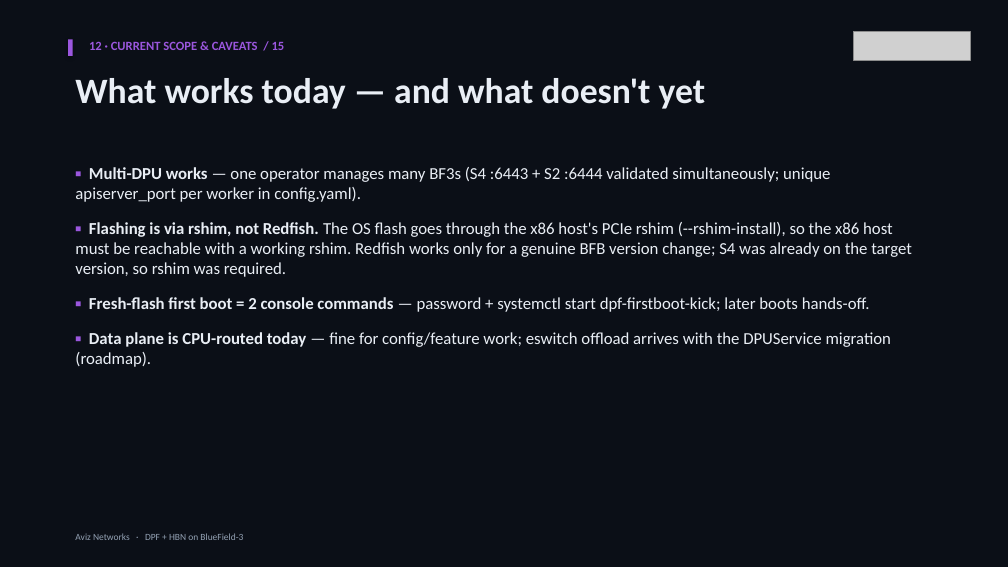
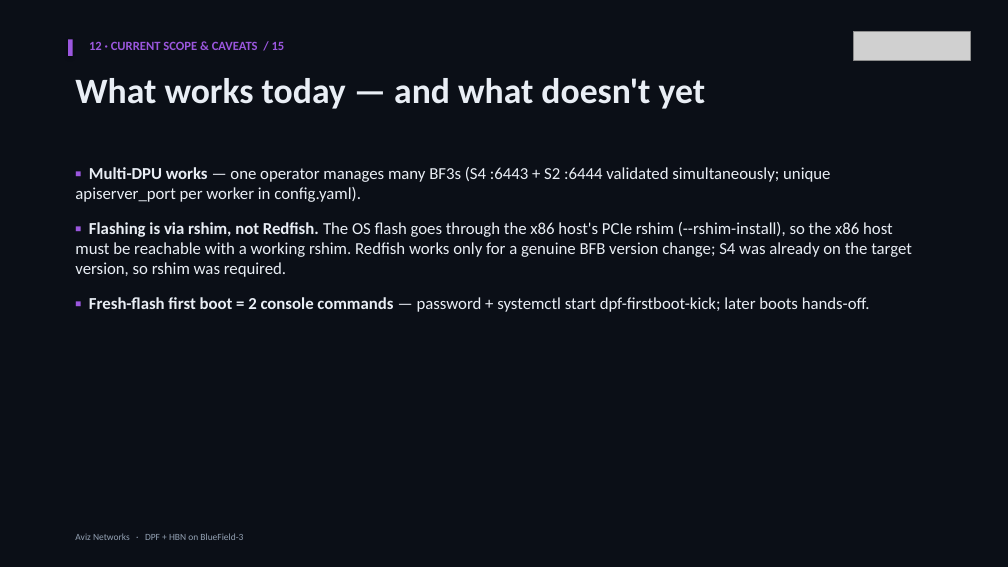
Before and after one commit to AvizNetworks/dno_poc, a slide deck: slide 13 of hbn_latest/dpf/docs/dpf-hbn-deck-aviz.pptx. Drawn at 1008x567 pixels with LibreOffice and Linux fonts; fonts in the diff are those of the drawing; grey boxes stand for pictures. Boxes give left, top, right and bottom in pixels: in the first picture for what was removed or moved away, otherwise in the second. Text is boxed around its words. In the diff, an @@ line names an element or a change of style, - is before the commit and + after.

```diff
--- a/hbn_latest/dpf/docs/dpf-hbn-deck-aviz.pptx
+++ b/hbn_latest/dpf/docs/dpf-hbn-deck-aviz.pptx
@@ text at (75,332,891,367): paragraph removed @@
-▪ Data plane is CPU-routed today — fine for config/feature work; eswitch offload arrives with the DPUService migration (roadmap).
```
Also in this commit, not shown: 2 other files.
